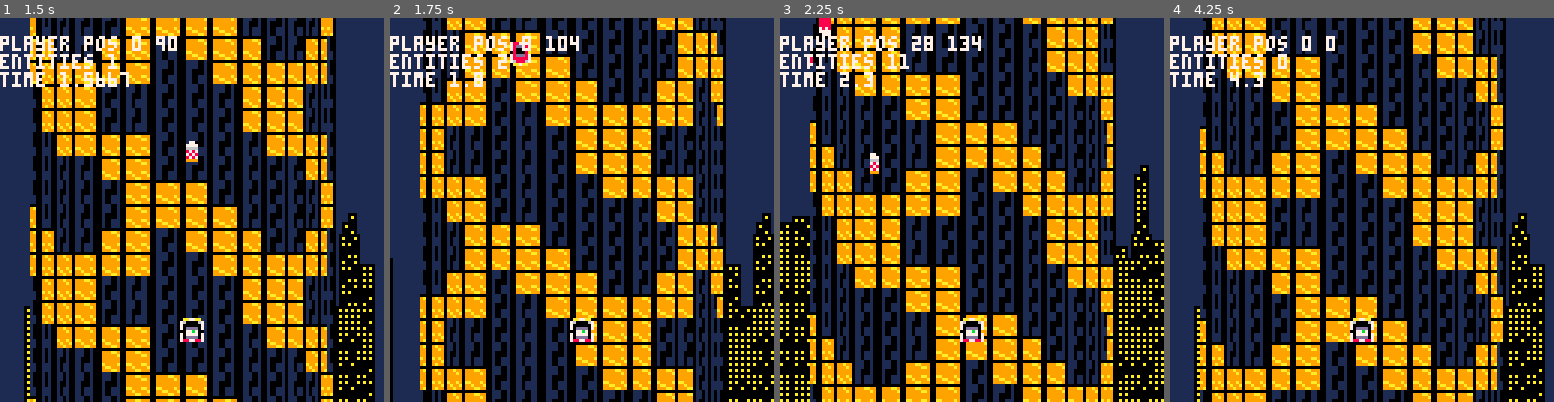
Above: before the commit, frames 1-4 (left to right).
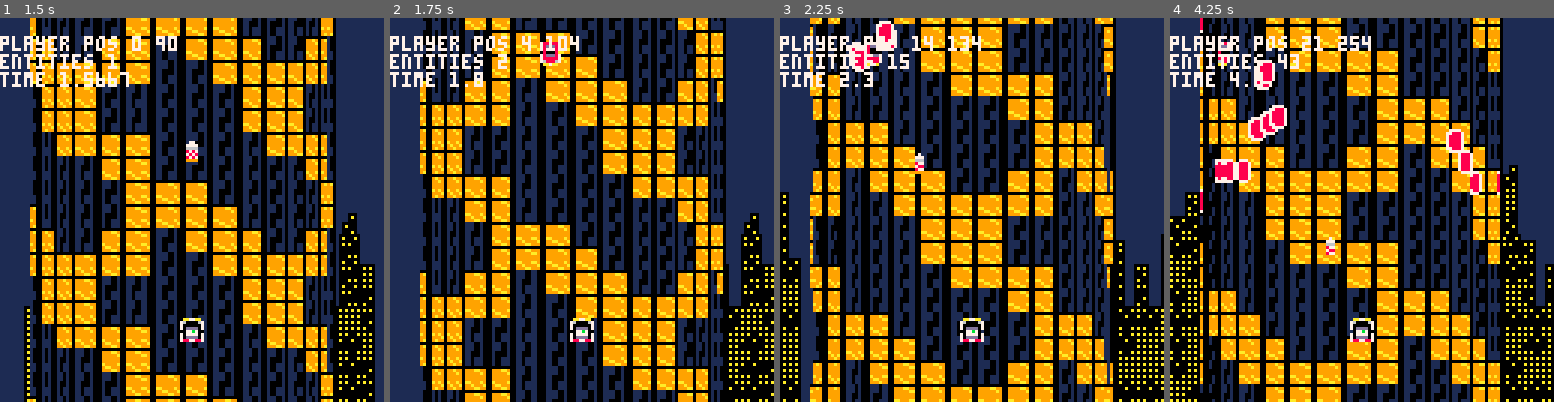
Above: after the commit, the same moments.

Repository: totobono4/microtower
Game: PICO-8 cartridge microtower.p8
The game is run twice, just before and just after one commit, with the same random seed, the same clock (stepped at 60 frames per second) and the same inputs.
Inputs:
- Up to frame 1 (1.5 s): tap X (X key) at 0.33, 1.07 s
- Up to frame 2 (1.75 s): hold Right from 1.6 s (still down)
- Up to frame 3 (2.25 s): tap X (X key) at 1.85 s; release Right at 2.1 s
- Up to frame 4 (4.25 s): hold Right 2.47-3.03 s; tap X (X key) at 2.97, 4.08 s; hold Left 3.08-3.58 s; hold Right from 4.02 s (still down)

Frame 1 is identical in both runs. In frame 2, 19% of the frame differs, in the area x 0-100%, y 0-100%; in frame 3, 59%; in frame 4, 70%.

Commit message:
balancing

Diff:
--- a/microtower.p8
+++ b/microtower.p8
@@ -75,12 +75,16 @@
 }
 
 p_ids={
-	rocket=1,
-	bullet=2,
-	trishooter=3,
+ default=1,
+	rocket=2,
+	bullet=3,
+	tri=4,
+	star=5,
 }
 
 p_dat={
+	[p_ids.default]=function(self)
+	end,
 	[p_ids.rocket]=function(self)
 		self.y+=4
 
@@ -119,16 +123,19 @@
 	[p_ids.bullet]=function(self)
 		local p=tower.p
 
-		local y=cos(self.dir+self.rot)*speed.y
-		local x=sin(self.dir+self.rot)
-		if y>-.5*speed.y and y<.5*speed.y then
+		local y=cos(self.dir+self.rot)*speed.y/2
+		local x=sin(self.dir+self.rot)/2
+		if not self.attached and
+			y>-.2*speed.y and
+			y<.2*speed.y
+		then
 			del(tower.e,self)
 		end
 
 		self.y+=y
 		self.x+=x
 	end,
-	[p_ids.trishooter]=function(self)
+	[p_ids.tri]=function(self)
 		if game_time-self.b_last>=self.b_cd then
 			self.b_last=game_time
 			spawn_bullet(self,.25,.20)
@@ -138,7 +145,16 @@
 			spawn_bullet(self,.77,.20)
 			spawn_bullet(self,.79,.20)
 		end
-	end
+	end,
+	[p_ids.star]=function(self)
+		if game_time-self.b_last>=self.b_cd then
+			self.b_last=game_time
+			spawn_bullet(self,0,0)
+			spawn_bullet(self,.25,0)
+			spawn_bullet(self,.5,0)
+			spawn_bullet(self,.75,0)
+		end
+	end,
 }
 
 e_dat={
@@ -164,7 +180,7 @@
 			w=8,
 			h=8,
 		},
-		attached=false,
+		attached=true,
 		pattern=p_dat[p_ids.bullet],
 		dir=0,
 		rot=0,
@@ -178,12 +194,12 @@
 			h=8,
 		},
 		attached=false,
-		pattern=p_dat[p_ids.trishooter],
+		pattern=p_dat[p_ids.default],
 		spwn_t=0,
 		b_cd=.4,
 		b_last=-99,
 		killable=true,
-		health=10,
+		health=0,
 	},
 }
 
@@ -236,16 +252,20 @@
 		e={},
 		s={
 			[100]=function()
-				spawn_enemy(0,90)
-				spawn_enemy(64,90)
-			end
+				spawn_enemy(0,90,p_ids.tri,10,false)
+				spawn_enemy(64,90,p_ids.tri,10,false)
+			end,
+			[300]=function()
+				spawn_enemy(32,120,p_ids.star,10,true)
+				spawn_enemy(96,120,p_ids.star,10,true)
+			end,
 		},
 	}
 }
 
 tower={}
 speed={
-	x=2,
+	x=1,
 	y=2,
 }
 game_time=0
@@ -332,25 +352,31 @@
 
 function spawn_bullet(e,dir,rot)
 	local p=tower.p
-	add(tower.e,new_entity({
+	local bullet=new_entity({
 		id=e_ids.bullet,
 		x=e.x,
 		y=e.y,
 		dir=dir,
 		rot=rot*(game_time-e.spwn_t),
-	}))
-end
-
-function spawn_enemy(x,y)
+	})
+	bullet.attached=e.attached
+	add(tower.e,bullet)
+end
+
+function spawn_enemy(x,y,p_id,health,attached)
 	local p=tower.p
 	local enemy=new_entity({
 		id=e_ids.enemy,
 		x=x,
 		y=p.y+y,
 	})
+	enemy.pattern=p_dat[p_id]
+	enemy.health=health
+	enemy.attached=attached
 	update_collider(enemy)
 	add(tower.e,enemy)
 end
+
 -->8
 -- draw functions
 
@@ -460,7 +486,7 @@
 		mv.x+=1
 	end
 	if btn(❎) then
-		mv.x/=speed.x
+		mv.x/=2
 		spawn_rocket()
 	end
 
